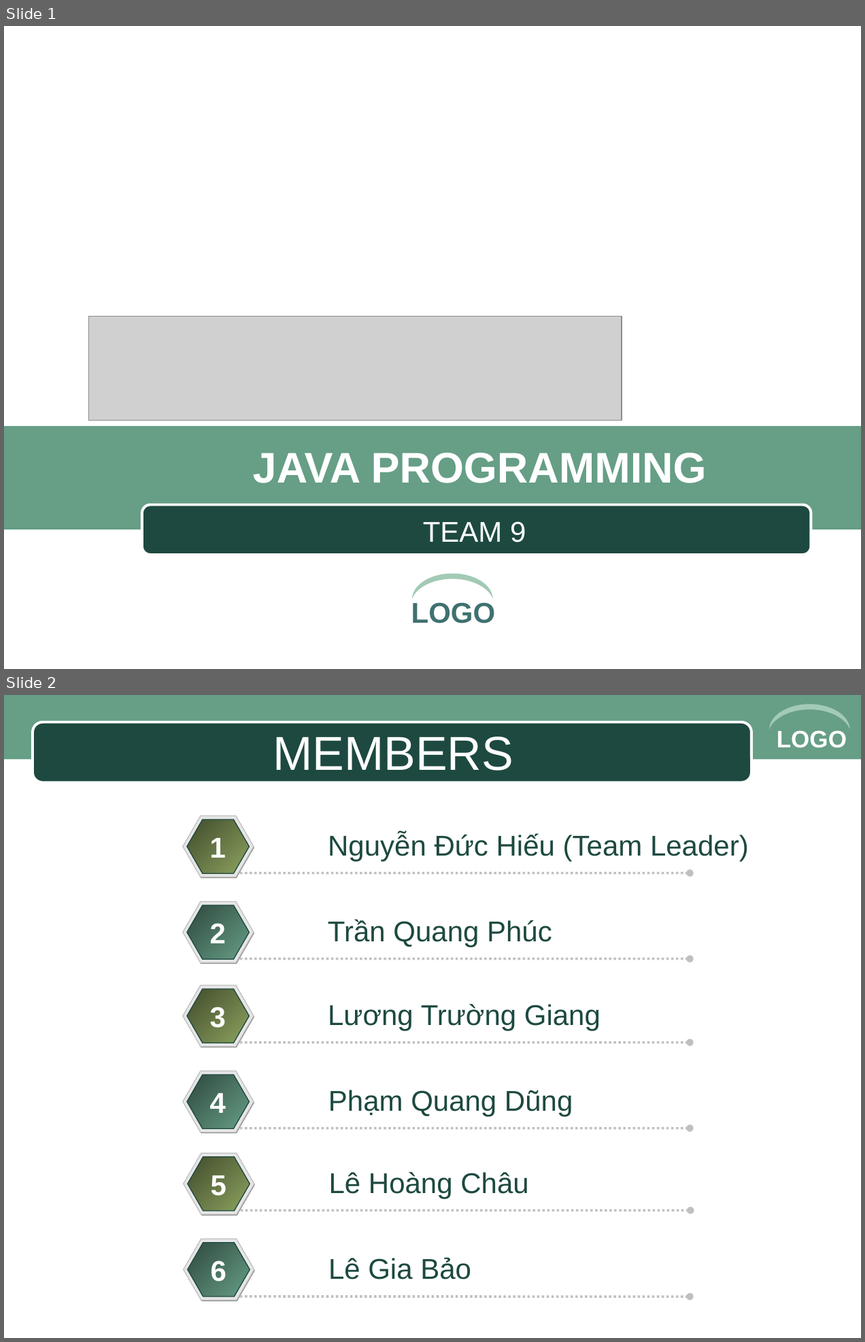
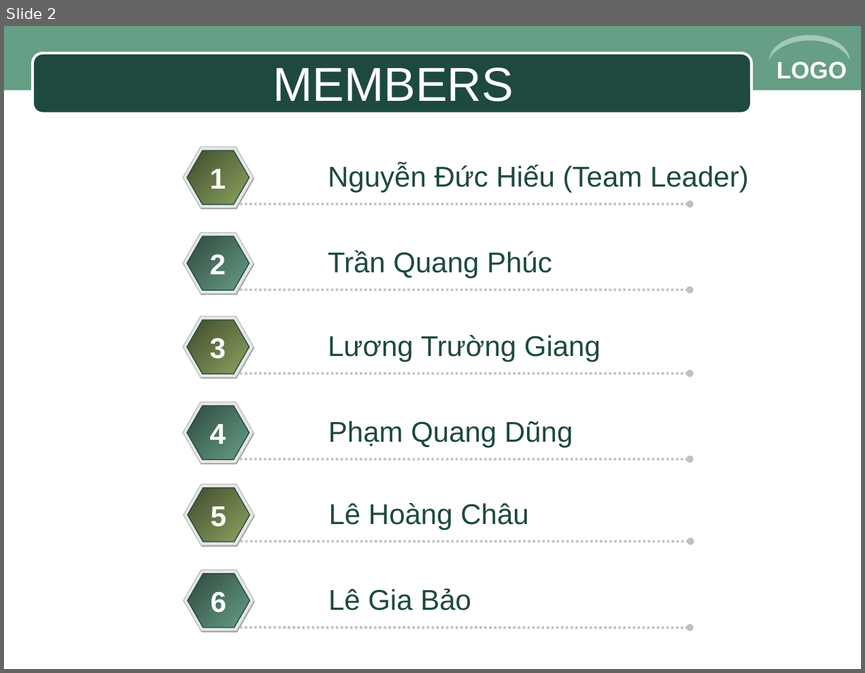
Before and after one commit to michelnguyen567/DoAn, a slide deck: baocao_slide/slide.ppt. Shown one above the other, each under a label of ours: slides 1 and 2 before the commit, slide 2 after it. The pictures are 865x1342 and 865x673 pixels, drawn with LibreOffice and Linux fonts; fonts in the diff are those of the drawing; grey boxes stand for pictures; background and template pictures are left out. Boxes give left, top, right and bottom in pixels: in the first picture for what was removed or moved away, otherwise in the second. Text is boxed around its words. In the diff, an @@ line names an element or a change of style, - is before the commit and + after.

```diff
--- a/baocao_slide/slide.ppt
+++ b/baocao_slide/slide.ppt
@@ slide 1 removed at (x1=4, y1=26, x2=861, y2=669), background #FFFFFF @@
@@ picture removed at (x1=89, y1=316, x2=621, y2=420) @@
@@ rectangle removed at (x1=4, y1=426, x2=861, y2=530) @@
@@ text removed at (x1=253, y1=452, x2=706, y2=483) @@
-JAVA PROGRAMMING
@@ rounded rectangle removed at (x1=142, y1=504, x2=811, y2=554) @@
@@ subtitle removed at (x1=423, y1=521, x2=526, y2=542) @@
-TEAM 9
@@ freeform shape removed at (x1=412, y1=573, x2=492, y2=599) @@
@@ text removed at (x1=411, y1=602, x2=496, y2=623) @@
-LOGO
```
Also in this commit, not shown: 7 slides added, 13 other slides removed, 5 other files.
